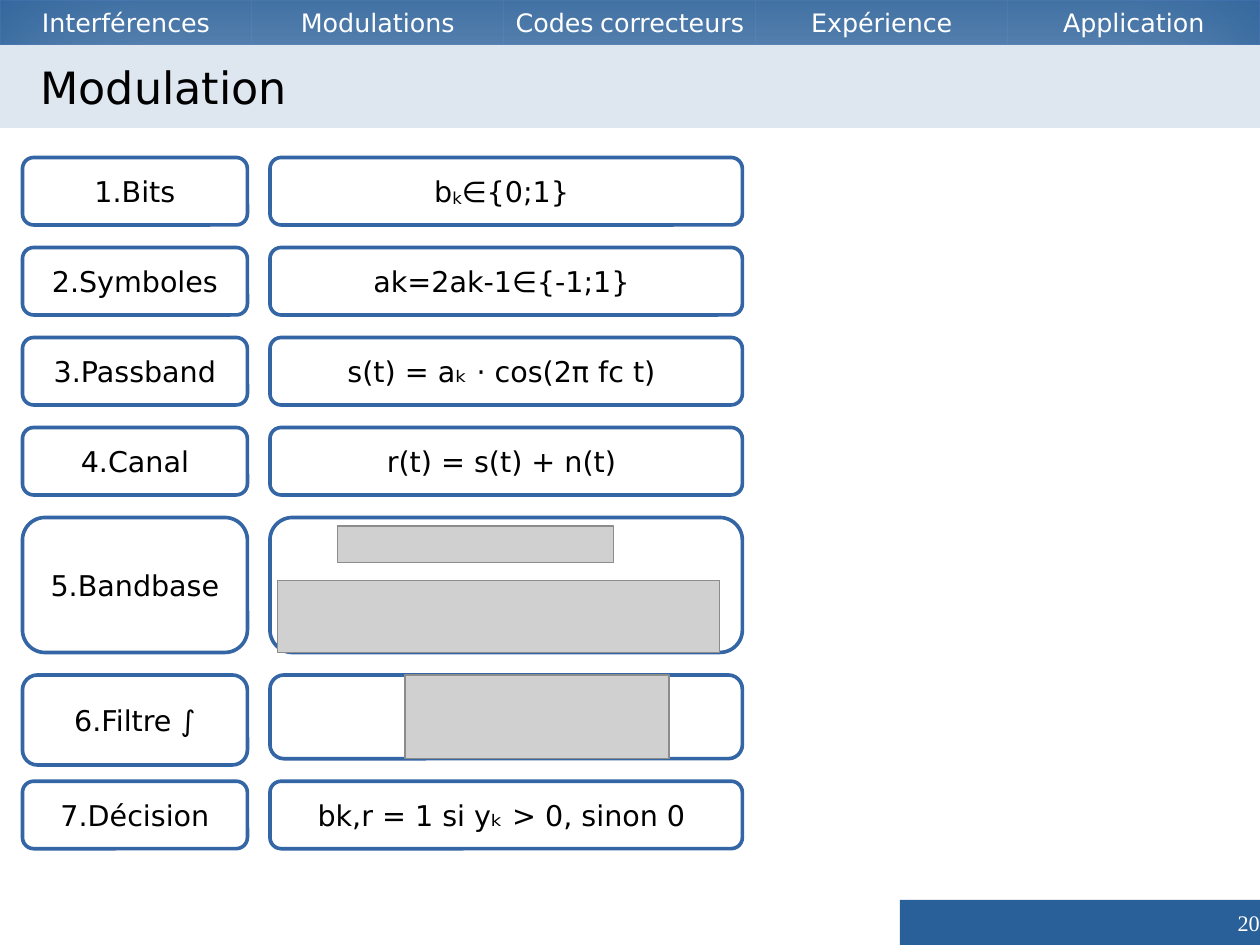
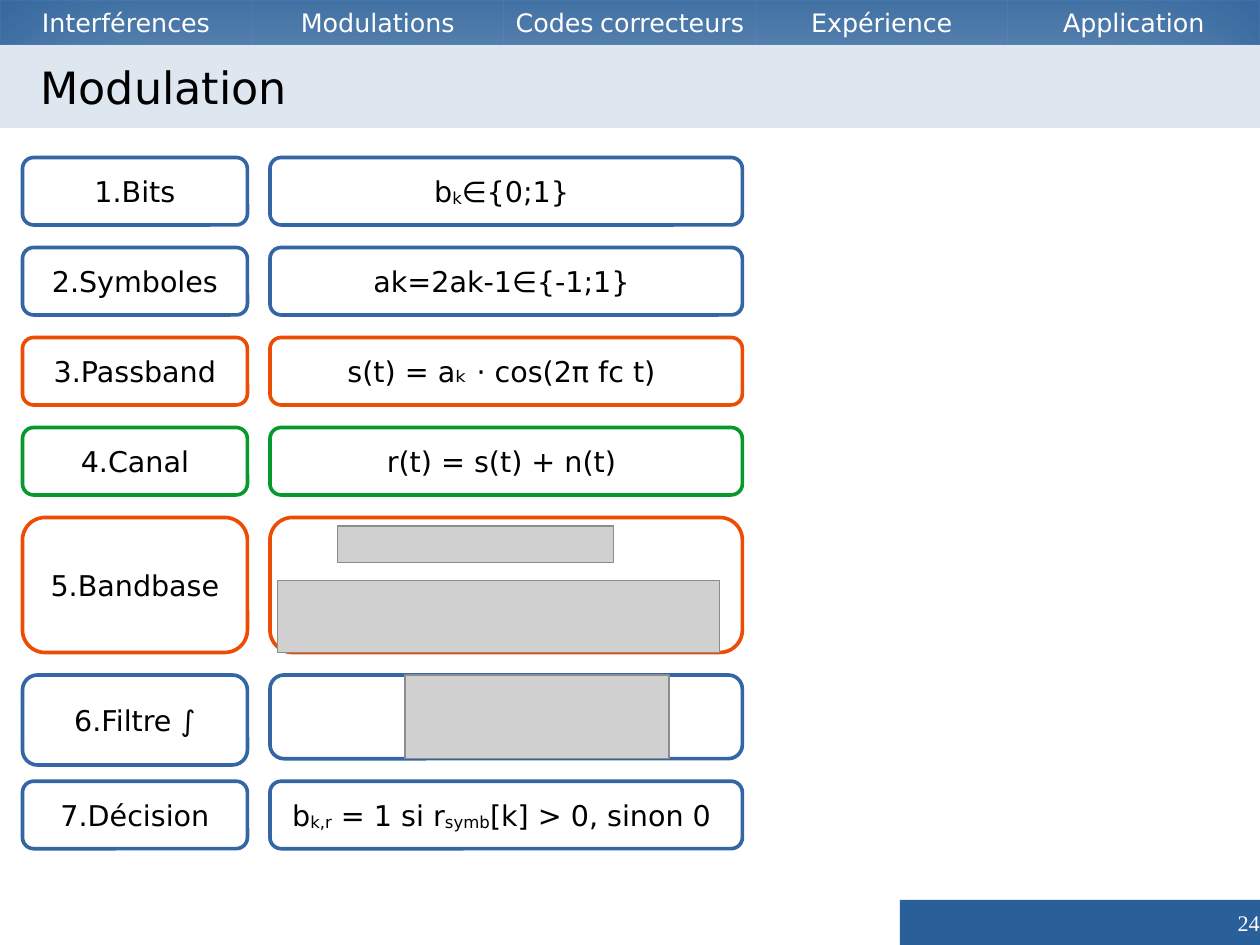
Before and after one commit to Vzrod/tipe, a slide deck: slide 24 of TIPE.odp (slide 20 before the commit). Drawn at 1260x945 pixels with LibreOffice and Linux fonts; fonts in the diff are those of the drawing; grey boxes stand for pictures. Boxes give left, top, right and bottom in pixels: in the first picture for what was removed or moved away, otherwise in the second. Text is boxed around its words. In the diff, an @@ line names an element or a change of style, - is before the commit and + after.

Commit message:
Up pptx

```diff
--- a/TIPE.odp
+++ b/TIPE.odp
@@ rounded rectangle "4.Canal" at bbox=[23, 428, 248, 495]: outline #3465A4 2.3 pt to #069A2E 2.3 pt @@
@@ rounded rectangle "r(t) = s(t) + n(t)" at bbox=[270, 428, 742, 495]: outline #3465A4 2.3 pt to #069A2E 2.3 pt @@
@@ outline #3465A4 2.3 pt to #ED4C05 2.3 pt in 4 elements at bbox=[23, 337, 248, 405], bbox=[23, 518, 248, 653], bbox=[270, 337, 742, 405], bbox=[270, 518, 742, 653] @@
@@ text in rounded rectangle at bbox=[310, 804, 711, 830]: text changed @@
-bk,r = 1 si yₖ > 0, sinon 0
+bk,r = 1 si rsymb[k] > 0, sinon 0
@@ page number at bbox=[1238, 916, 1260, 931]: text changed @@
-20
+24
```
Also in this commit, not shown: 5 other slides changed, 20 slides added, 3 slides removed, 6 other files.
